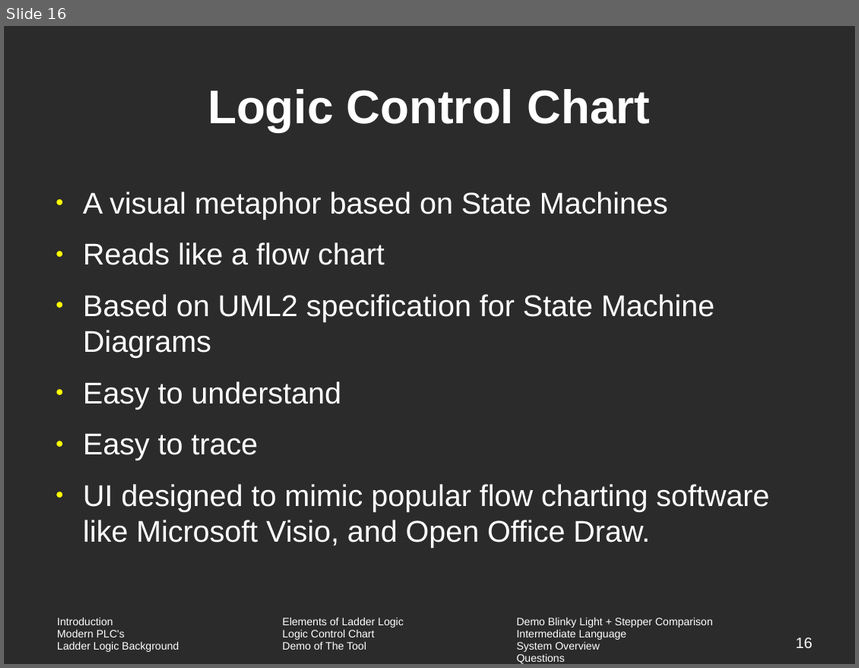
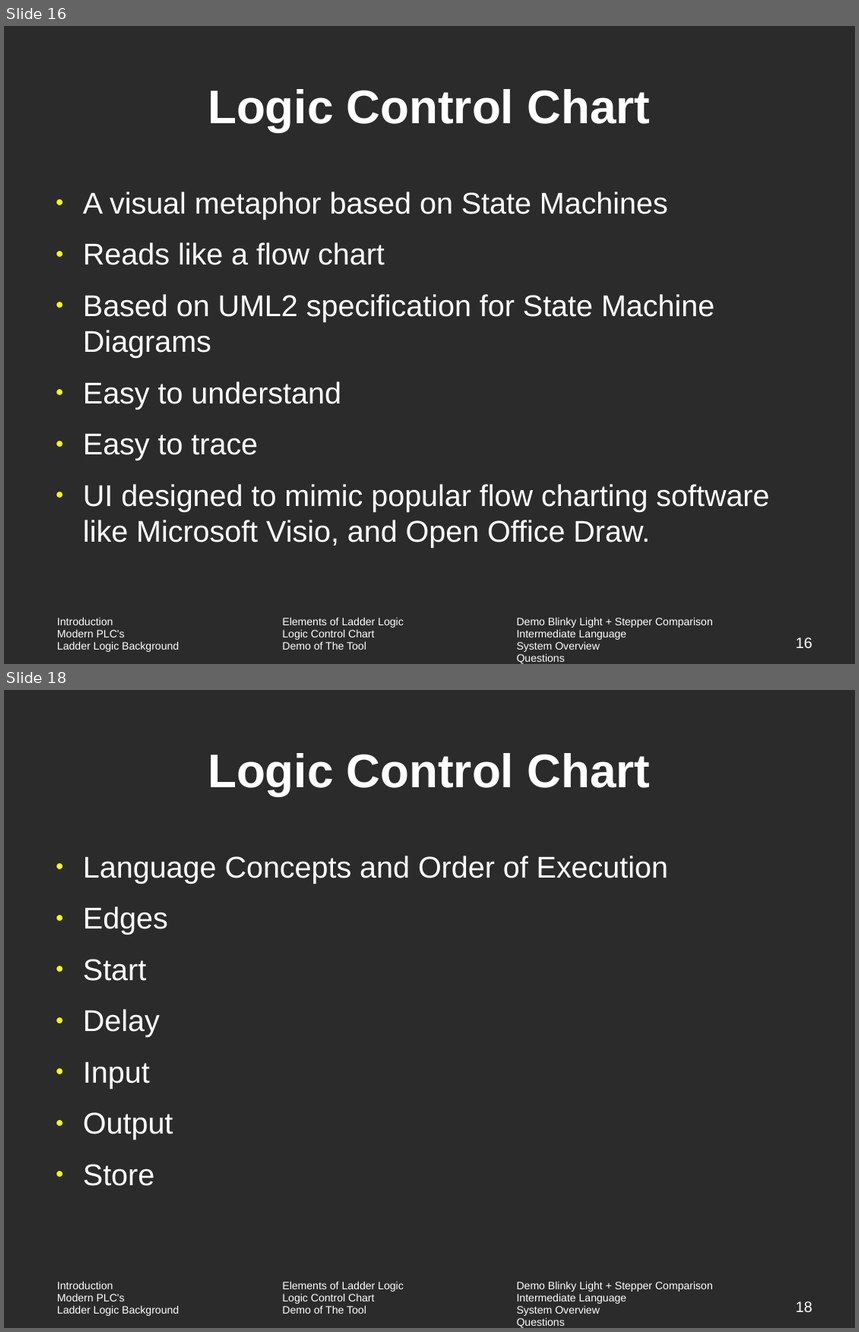
Before and after one commit to vortex-5/plcthesis, a slide deck: presentation/defense.odp. Shown one above the other, each under a label of ours: slide 16 before the commit, slides 16 and 18 after it; the slides between them are not shown. The pictures are 859x668 and 859x1332 pixels, drawn with LibreOffice and Linux fonts; fonts in the diff are those of the drawing; background and template pictures are left out; a plain dark background stands for a picture behind light text. Boxes give left, top, right and bottom in pixels: in the first picture for what was removed or moved away, otherwise in the second. Text is boxed around its words. In the diff, an @@ line names an element or a change of style, - is before the commit and + after.

```diff
--- a/presentation/defense.odp
+++ b/presentation/defense.odp
@@ slide 18 added at box(4, 690, 855, 1328), background picture (left out); not listed: 1 template element that a slide beside it also shows @@
@@ title added at box(208, 753, 650, 796), 44 pt, text #FFFFFF, bold @@
+Logic Control Chart
@@ text added at box(83, 856, 668, 1186), 28 pt, text #FFFFFF @@
+● Language Concepts and Order of Execution
+● Edges
+● Start
+● Delay
+● Input
+● Output
+● Store
@@ page number added at box(796, 1302, 813, 1312), 14 pt, text #FFFFFF @@
+18
```
Also in this commit, not shown: 8 other slides added.
